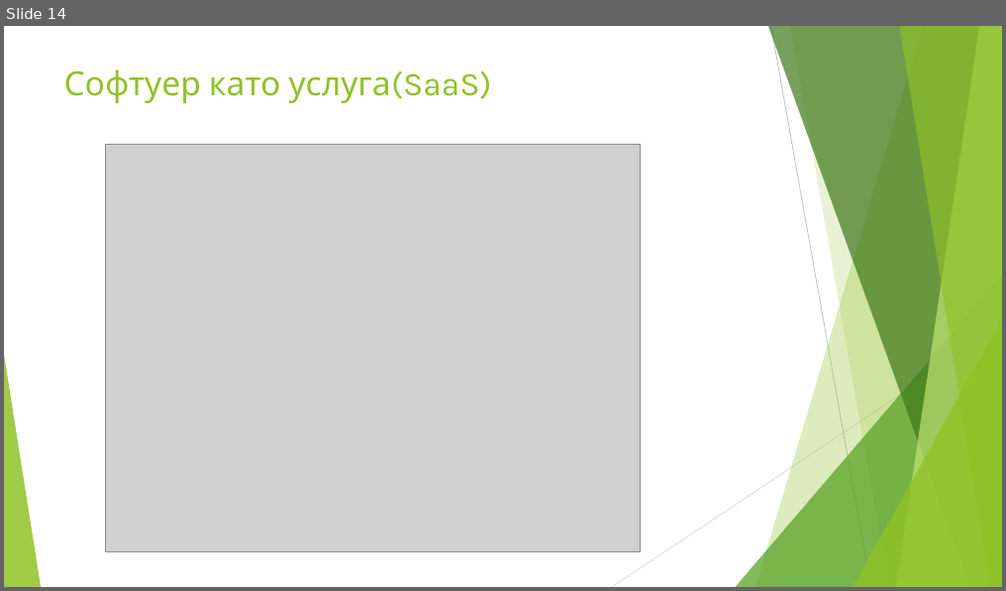
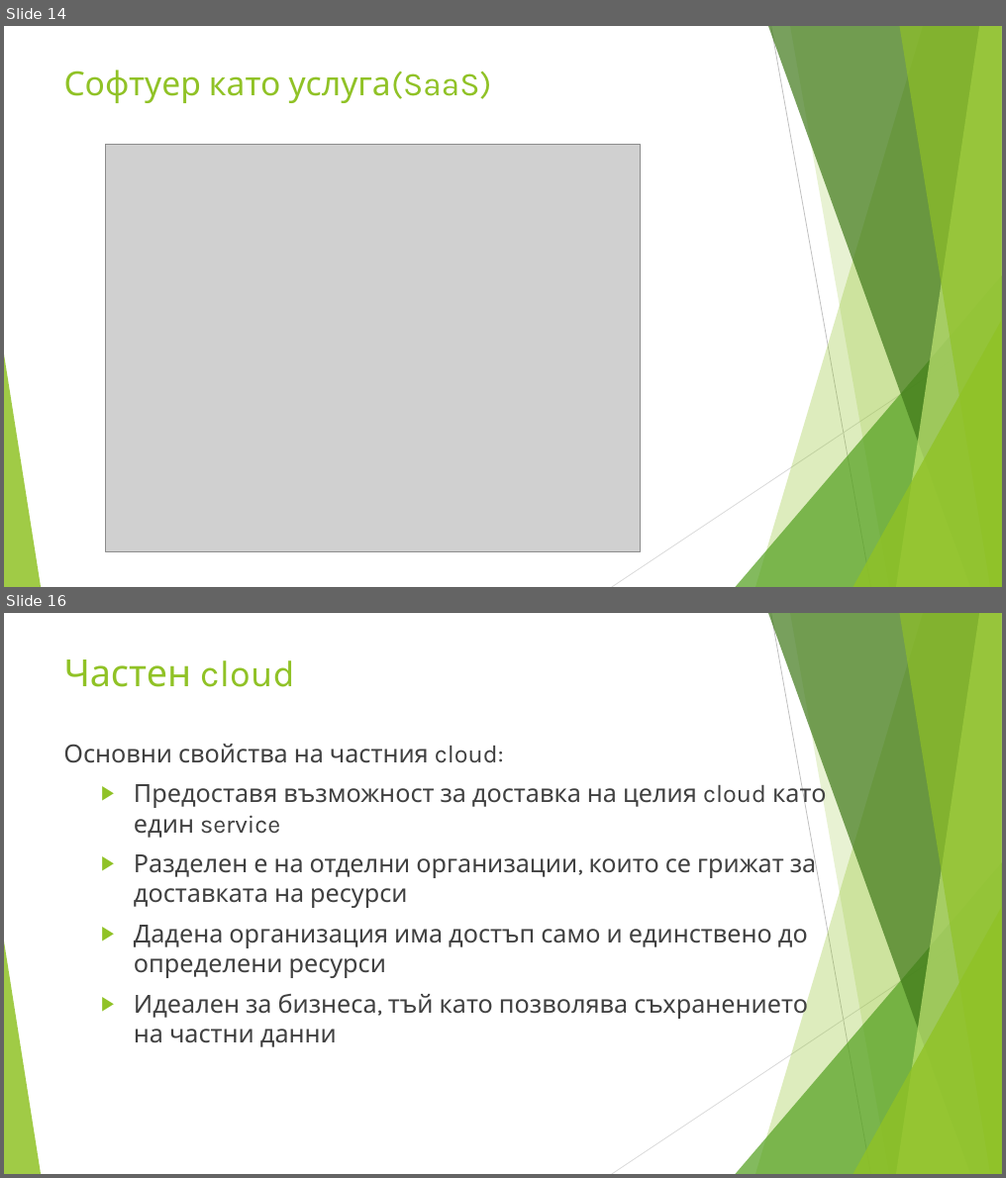
Before and after one commit to enchobelezirev/CloudComputing, a slide deck: CLOUD COMPUTING.pptx. Shown one above the other, each under a label of ours: slide 14 before the commit, slides 14 and 16 after it; the slides between them are not shown. The pictures are 1006x591 and 1006x1178 pixels, drawn with LibreOffice and Linux fonts; fonts in the diff are those of the drawing; grey boxes stand for pictures. Boxes give left, top, right and bottom in pixels: in the first picture for what was removed or moved away, otherwise in the second. Text is boxed around its words. In the diff, an @@ line names an element or a change of style, - is before the commit and + after.

```diff
--- a/CLOUD COMPUTING.pptx
+++ b/CLOUD COMPUTING.pptx
@@ slide 16 added at (x1=4, y1=613, x2=1002, y2=1174), background #FFFFFF; not listed: 10 template elements that a slide beside it also shows @@
@@ text added at (x1=64, y1=660, x2=295, y2=687), 36 pt, text #90C226 @@
+Частен cloud
@@ text added at (x1=63, y1=744, x2=826, y2=1048), 24 pt, text #404040 @@
+Основни свойства на частния cloud:
+  ▶ Предоставя възможност за доставка на целия cloud като един service
+  ▶ Разделен е на отделни организации, които се грижат за доставката на ресурси
+  ▶ Дадена организация има достъп само и единствено до определени ресурси
+  ▶ Идеален за бизнеса, тъй като позволява съхранението на частни данни
```
Also in this commit, not shown: 7 other slides added, 1 other file.
